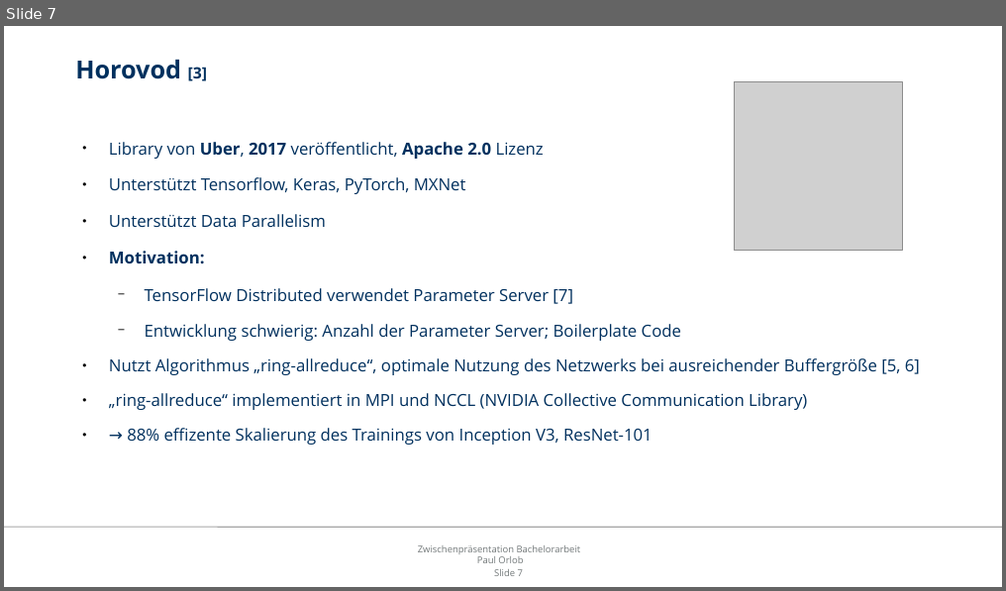
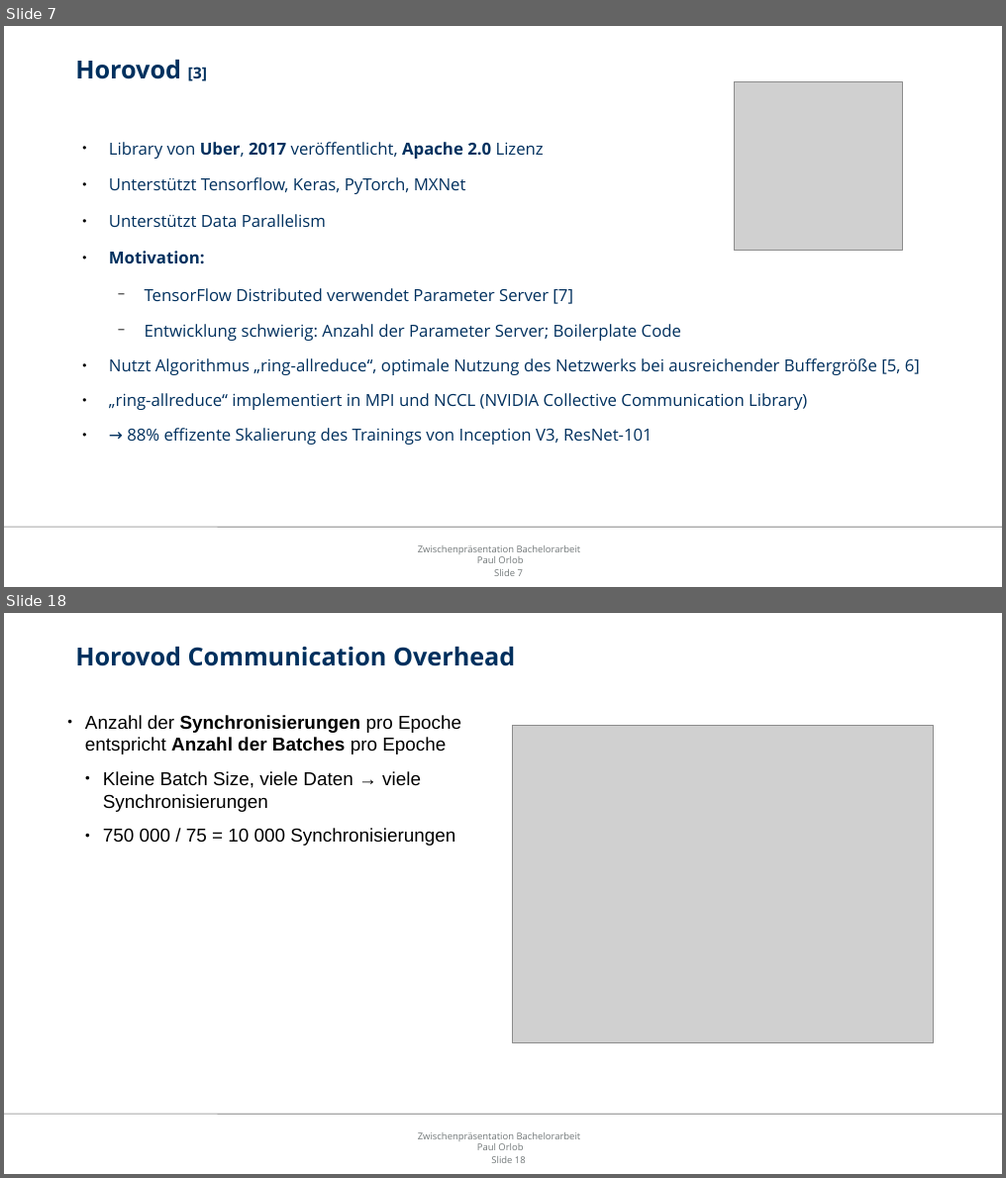
Before and after one commit to orlopau/bachelor-thesis-code, a slide deck: thesis/presentation.odp. Shown one above the other, each under a label of ours: slide 7 before the commit, slides 7 and 18 after it; the slides between them are not shown. The pictures are 1006x591 and 1006x1178 pixels, drawn with LibreOffice and Linux fonts; fonts in the diff are those of the drawing; grey boxes stand for pictures; background and template pictures are left out. Boxes give left, top, right and bottom in pixels: in the first picture for what was removed or moved away, otherwise in the second. Text is boxed around its words. In the diff, an @@ line names an element or a change of style, - is before the commit and + after.

```diff
--- a/thesis/presentation.odp
+++ b/thesis/presentation.odp
@@ slide 18 added at box(4, 613, 1002, 1174), background #FFFFFF; not listed: 3 template elements that a slide beside it also shows @@
@@ title added at box(75, 647, 515, 666), 24 pt, text #00305E, bold @@
+Horovod Communication Overhead
@@ text added at box(85, 715, 461, 846), 18 pt, text #000000 @@
+● Anzahl der Synchronisierungen pro Epoche entspricht Anzahl der Batches pro Epoche
+  ● Kleine Batch Size, viele Daten → viele Synchronisierungen
+  ● 750 000 / 75 = 10 000 Synchronisierungen
@@ picture added at box(512, 725, 933, 1044) @@
```
Also in this commit, not shown: 4 slides changed, 20 other slides added, 1 slide removed, 11 other files.
